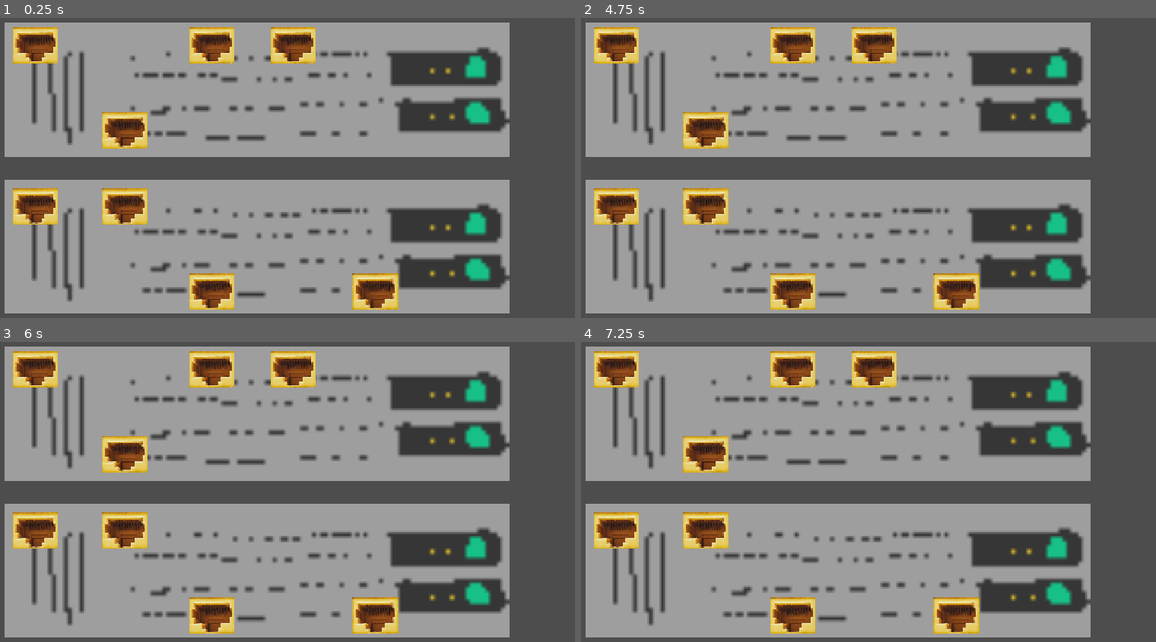
Above: before the commit, frames 1-4 (two rows, left to right).
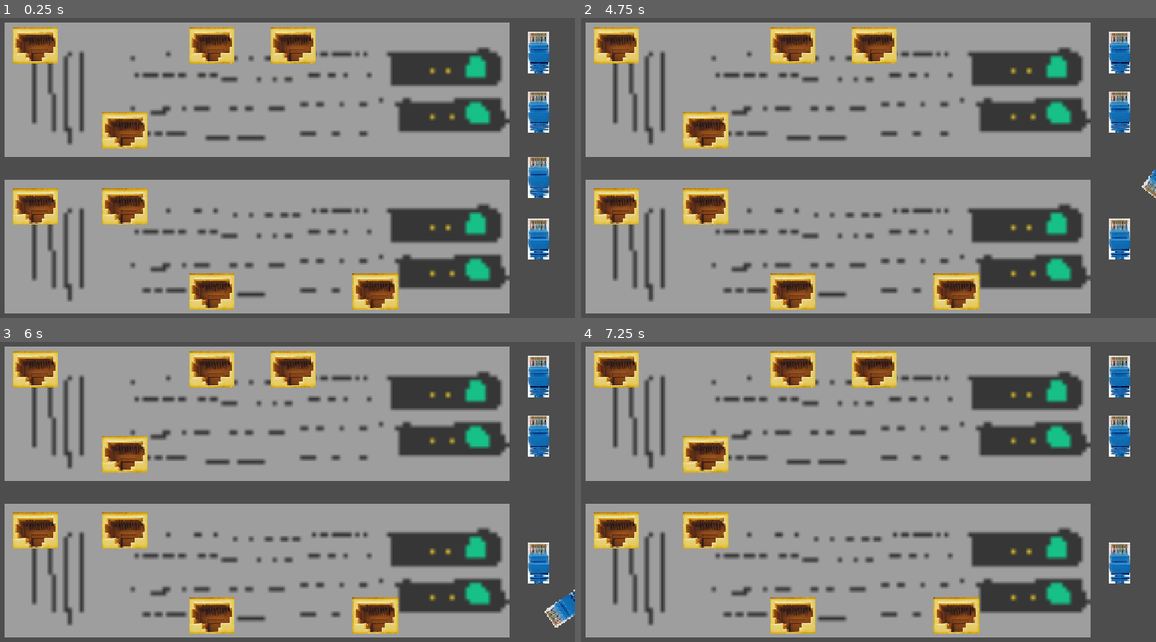
Above: after the commit, the same moments.

Repository: KeaganErasmus/Clod-Godo-Wild-Jam-99
Game: Godot game, scene res://Scenes/Plugging/plugging.tscn
Same seed, same stepped clock (60 frames per second), same inputs: the game is played once before the commit and once after it. The project has no main scene, so this scene is started directly.
Inputs (mouse positions are in pixels of both pictures, inside the frame that each line leads up to):
- Up to frame 1 (0.25 s): no input
- Up to frame 2 (4.75 s): tap Enter at 0.5, 2, 3.5 s; move the mouse to (983, 153) at 0.52 s; hold D (move_right) 0.53-1.28 s; tap Space (ui_select) at 0.6, 0.77, 1.07, 1.25, 1.52, 1.55, 1.82, 2.3, 2.75, 3.02, 3.05, 3.32, 3.77, 3.8, 4.07, 4.25, 4.52, 4.55 s; move the mouse to (730, 189) at 1.27 s; hold S (move_down) 1.28-2.03 s; tap X at 1.35 s; move the mouse to (914, 96) at 2.02 s; hold D (move_right) 2.03-2.78 s; hold Enter 2.03-2.78 s; move the mouse to (822, 240) at 2.77 s; hold W (move_up) 2.78-3.53 s; tap B at 2.85 s; move the mouse to (1035, 222) at 3.52 s; hold P 3.53-4.28 s; hold A (move_left) from 3.53 s (still down); move the mouse to (667, 120) at 4.27 s; tap L at 4.35 s
- Up to frame 3 (6 s): tap Space (ui_select) at 4.82, 5.1 s; move the mouse to (299, 495) at 5.02 s; release A (move_left) at 5.03 s; hold S (move_down) 5.03-5.78 s; move the mouse to (178, 411) at 5.77 s; hold D (move_right) from 5.78 s (still down); tap X at 5.85 s
- Up to frame 4 (7.25 s): tap Space (ui_select) at 6.02, 6.05, 6.32, 6.77, 6.8, 7.07 s; move the mouse to (983, 477) at 6.52 s; release D (move_right) at 6.53 s; hold W (move_up) from 6.53 s (still down); hold Enter from 6.53 s (still down)

The runs differ from the first frame. In frame 1, 2.0% of the frame differs, in the area x 91-96%, y 4-81%; in frame 2, 1.6%; in frame 3, 1.9%; in frame 4, 1.5%.

Commit message:
feat(): can plug ethernet head to port

Diff:
--- /dev/null
+++ b/Scenes/Plugging/eth_head.gd
@@ -0,0 +1,41 @@
+extends Node2D
+
+var clicked_in: bool = false
+var can_be_clicked_in: bool = false
+
+# Called when the node enters the scene tree for the first time.
+func _ready() -> void:
+	pass # Replace with function body.
+
+#func _process(delta: float) -> void:
+	#rotation = 0.0
+
+func move_head(dir: Types.Direction, speed: int) -> void:
+	if clicked_in:
+		return
+
+	match dir:
+		Types.Direction.LEFT:
+			rotate(15)
+			position.x -= speed
+		Types.Direction.RIGHT:
+			rotate(15)
+			position.x += speed
+		Types.Direction.UP:
+			rotate(15)
+			position.y -= speed
+		Types.Direction.DOWN:
+			rotate(15)
+			position.y += speed
+
+func click_in() -> void:
+	if can_be_clicked_in:
+		clicked_in = true
+
+
+func _on_area_2d_area_entered(area: Area2D) -> void:
+	can_be_clicked_in = true
+
+
+func _on_area_2d_area_exited(area: Area2D) -> void:
+	can_be_clicked_in = false
--- /dev/null
+++ b/Scenes/Plugging/eth_head.tscn
@@ -0,0 +1,22 @@
+[gd_scene format=3 uid="uid://17i6ahp7p813"]
+
+[ext_resource type="Texture2D" uid="uid://dmjis07j0x2f7" path="res://Scenes/Plugging/art/eth-head.jpg" id="1_6s4jd"]
+[ext_resource type="Script" uid="uid://bhjgg24ja6h0x" path="res://Scenes/Plugging/eth_head.gd" id="1_r05dt"]
+
+[sub_resource type="RectangleShape2D" id="RectangleShape2D_il1na"]
+size = Vector2(44, 99)
+
+[node name="EthHead" type="Node2D" unique_id=1270304755]
+script = ExtResource("1_r05dt")
+
+[node name="Sprite2D" type="Sprite2D" parent="." unique_id=1025083831]
+texture = ExtResource("1_6s4jd")
+
+[node name="Area2D" type="Area2D" parent="." unique_id=2056681633]
+
+[node name="CollisionShape2D" type="CollisionShape2D" parent="Area2D" unique_id=800047999]
+position = Vector2(0, -49.5)
+shape = SubResource("RectangleShape2D_il1na")
+
+[connection signal="area_entered" from="Area2D" to="." method="_on_area_2d_area_entered"]
+[connection signal="area_exited" from="Area2D" to="." method="_on_area_2d_area_exited"]
--- a/Scenes/Plugging/plugging.gd
+++ b/Scenes/Plugging/plugging.gd
@@ -1,8 +1,11 @@
 extends Node2D
+
+@export var move_speed: int = 5
 
 var num_active_ports: int = 4
 var used = []
 
+@onready var eth_head = $EthHeads/EthHead
 
 # Called when the node enters the scene tree for the first time.
 func _ready() -> void:
@@ -10,7 +13,23 @@
 
 # Called every frame. 'delta' is the elapsed time since the previous frame.
 func _process(_delta: float) -> void:
-	pass
+	var y_input = Input.get_axis("move_down", "move_up")
+	var x_input = Input.get_axis("move_left", "move_right")
+
+	match y_input:
+		1.0:
+			eth_head.move_head(Types.Direction.UP, move_speed)
+		-1.0:
+			eth_head.move_head(Types.Direction.DOWN, move_speed)
+	match x_input:
+		1.0:
+			eth_head.move_head(Types.Direction.RIGHT, move_speed)
+		-1.0:
+			eth_head.move_head(Types.Direction.LEFT, move_speed)
+
+	if Input.is_action_just_pressed("ui_select"):
+		eth_head.click_in()
+
 
 func set_active_ports():
 	var active_ports: int = 0
--- a/Scenes/Plugging/plugging.tscn
+++ b/Scenes/Plugging/plugging.tscn
@@ -3,6 +3,7 @@
 [ext_resource type="Script" uid="uid://b1gp1r0o45bs7" path="res://Scenes/Plugging/plugging.gd" id="1_3a612"]
 [ext_resource type="PackedScene" uid="uid://6yp41ffkcg4w" path="res://Scenes/Plugging/eth_port.tscn" id="2_l8es7"]
 [ext_resource type="Texture2D" uid="uid://1kbbx00x511m" path="res://Scenes/stacking/art/server.png" id="3_kse2n"]
+[ext_resource type="PackedScene" uid="uid://17i6ahp7p813" path="res://Scenes/Plugging/eth_head.tscn" id="4_fqgmi"]
 
 [node name="Plugging" type="Node2D" unique_id=104426079]
 script = ExtResource("1_3a612")
@@ -91,6 +92,24 @@
 position = Vector2(860, 613)
 scale = Vector2(0.5, 0.5)
 
+[node name="EthHeads" type="Node" parent="." unique_id=1488088583]
+
+[node name="EthHead" parent="EthHeads" unique_id=1270304755 instance=ExtResource("4_fqgmi")]
+position = Vector2(1203, 372.00003)
+scale = Vector2(1, 0.43999997)
+
+[node name="EthHead2" parent="EthHeads" unique_id=1280318258 instance=ExtResource("4_fqgmi")]
+position = Vector2(1203, 504)
+scale = Vector2(1, 0.43999997)
+
+[node name="EthHead3" parent="EthHeads" unique_id=2014542447 instance=ExtResource("4_fqgmi")]
+position = Vector2(1203, 235)
+scale = Vector2(1, 0.43999997)
+
+[node name="EthHead4" parent="EthHeads" unique_id=459189529 instance=ExtResource("4_fqgmi")]
+position = Vector2(1203, 110.00001)
+scale = Vector2(1, 0.43999997)
+
 [node name="Sprite2D" type="Sprite2D" parent="." unique_id=1356016972]
 position = Vector2(611, 188.00003)
 scale = Vector2(8.2890625, 8.8125)
Binary file added: Scenes/Plugging/art/eth-head.jpg
Not shown, added: Scenes/Plugging/art/eth-head.jpg.import
Not shown, added: Scenes/Plugging/eth_head.gd.uid
Not shown, added: Scenes/types.gd.uid
